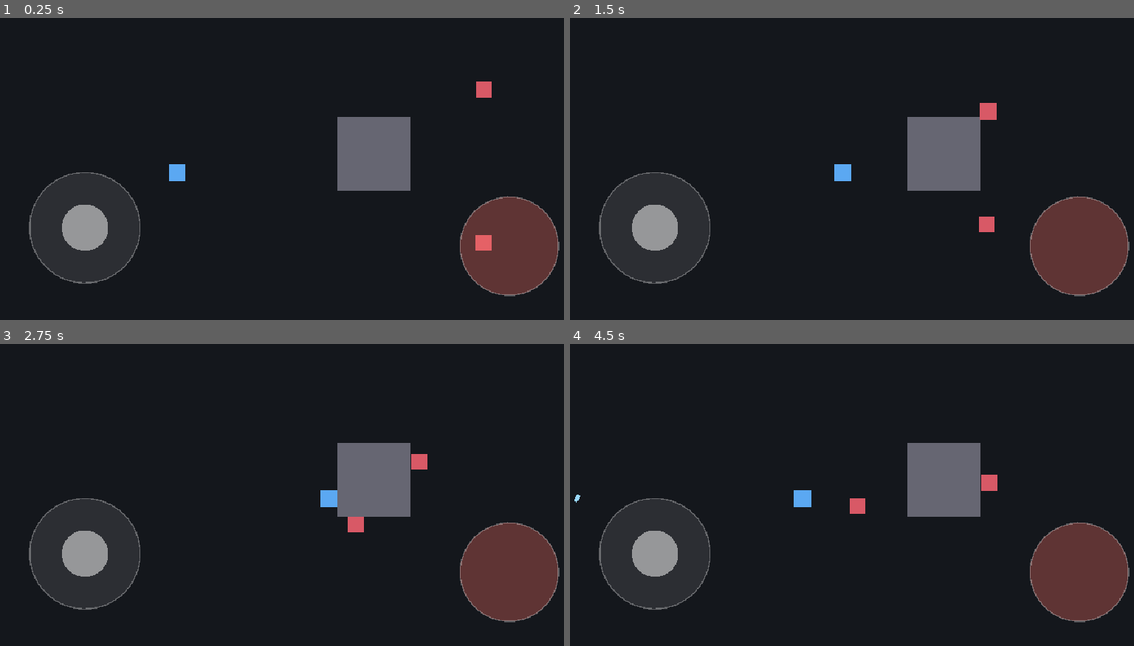
Above: before the commit, frames 1-4 (two rows, left to right).
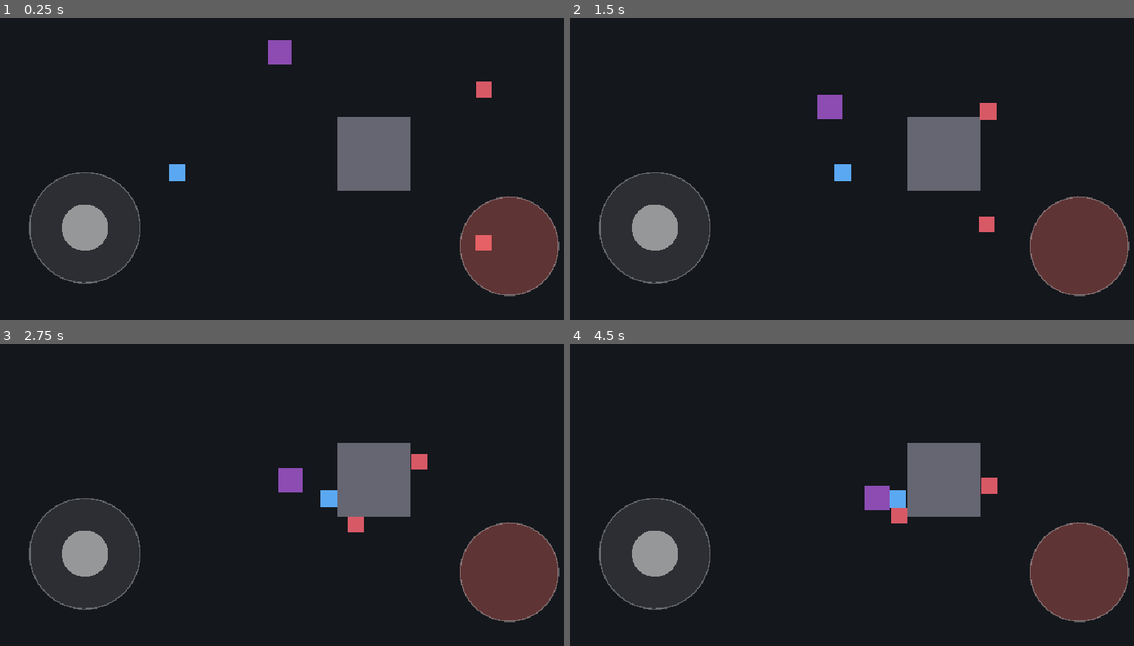
Above: after the commit, the same moments.

Repository: 0xkkun/seoul-challenge
Game: Godot game, scene res://scenes/dev/combat_sandbox.tscn
Two runs of this game, one before a commit and one after it. Both use one fixed random seed, a clock stepped at 60 frames per second and the inputs below. This scene is started directly instead of the project's main scene.
Inputs (mouse positions are in pixels of both pictures, inside the frame that each line leads up to):
- Up to frame 1 (0.25 s): no input
- Up to frame 2 (1.5 s): move the mouse to (987, 135) at 0.52 s; hold Right (ui_right) 0.53-1.25 s; click (987, 135) at 0.67 s; tap Space at 0.77 s; drag from (739, 169) to (829, 220) at 1.27 s
- Up to frame 3 (2.75 s): move the mouse to (349, 407) at 2.02 s; hold Right (ui_right) from 2.03 s (still down)
- Up to frame 4 (4.5 s): release Right (ui_right) at 2.75 s; drag from (829, 546) to (682, 428) at 2.77 s; move the mouse to (1032, 528) at 3.52 s; hold Left (ui_left) 3.53-4.25 s; tap Space at 3.77 s; drag from (682, 428) to (767, 395) at 4.27 s

The runs differ from the first frame. In frame 1, 0.3% of the frame differs, in the area x 47-52%, y 7-16%; in frame 2, 0.4%; in frame 3, 0.3%; in frame 4, 1.1%, in the area x 0-76%, y 43-60%.

Commit message:
[Scene] 요괴화 친구 중간보스 — 기절→정화 (#18)
추적 → 누적 피해로 기절 게이지 → STUNNED → 플레이어 근접+홀드로 정화 진행 →
purified 방출(친구 구출). 기절 풀리면 복귀. 처치 아님(최종보스 #17과 별개).
적 프리미티브 재사용. 추적/기절/정화 수학 순수 함수 단위 테스트. 샌드박스에 1마리.

verify_quick: 친구 4건 PASS, 전체 게이트 통과. 샌드박스 headless 스모크 무에러.

Co-Authored-By: Claude Opus 4.8 (1M context) <noreply@anthropic.com>

Diff:
--- a/scenes/dev/combat_sandbox.tscn
+++ b/scenes/dev/combat_sandbox.tscn
@@ -1,8 +1,9 @@
-[gd_scene load_steps=5 format=3]
+[gd_scene load_steps=6 format=3]
 
 [ext_resource type="PackedScene" path="res://scenes/player/player.tscn" id="1_player"]
 [ext_resource type="PackedScene" path="res://scenes/ui/touch_controls.tscn" id="2_touch"]
 [ext_resource type="PackedScene" path="res://scenes/enemies/chaser.tscn" id="3_chaser"]
+[ext_resource type="PackedScene" path="res://scenes/enemies/yokai_friend.tscn" id="4_friend"]
 
 [sub_resource type="RectangleShape2D" id="wall_shape"]
 size = Vector2(120, 120)
@@ -30,3 +31,6 @@
 
 [node name="Chaser2" parent="." instance=ExtResource("3_chaser")]
 position = Vector2(820, 420)
+
+[node name="YokaiFriend" parent="." instance=ExtResource("4_friend")]
+position = Vector2(480, 90)
--- /dev/null
+++ b/scenes/enemies/yokai_friend.tscn
@@ -0,0 +1,18 @@
+[gd_scene load_steps=3 format=3]
+
+[ext_resource type="Script" path="res://scripts/enemies/yokai_friend.gd" id="1_friend"]
+
+[sub_resource type="CircleShape2D" id="CircleShape2D_friend"]
+radius = 20.0
+
+[node name="YokaiFriend" type="CharacterBody2D"]
+collision_layer = 1
+collision_mask = 3
+script = ExtResource("1_friend")
+
+[node name="Collision" type="CollisionShape2D" parent="."]
+shape = SubResource("CircleShape2D_friend")
+
+[node name="Placeholder" type="Polygon2D" parent="."]
+color = Color(0.55, 0.3, 0.7, 1)
+polygon = PackedVector2Array(-20, -20, 20, -20, 20, 20, -20, 20)
--- /dev/null
+++ b/scripts/enemies/yokai_friend.gd
@@ -0,0 +1,142 @@
+extends CharacterBody2D
+## #18 요괴화 친구 중간보스 — 처치가 아니라 기절→정화.
+##
+## 추적(CHASING) → 데미지로 기절 게이지가 차면 STUNNED → 그동안 플레이어가 근접+홀드로
+## 정화 진행 → 완료 시 purified 방출(친구 구출). 기절이 풀리면 다시 추적.
+## 최종 보스(#17)와는 별개. 적 프리미티브를 재사용하되 죽지 않는다.
+
+## 정화 완료 — 친구 구출. RoomManager/전투방·구출 카운트가 듣는다(계약).
+signal purified(friend)
+## 기절 진입 — UI(정화 프롬프트) 표시용.
+signal stunned
+
+enum State { CHASING, STUNNED, PURIFIED }
+
+@export var max_stun: int = 5            ## 기절까지 필요한 누적 피해
+@export var stun_duration: float = 3.0   ## 기절 지속(이 안에 정화 못하면 복귀)
+@export var purify_time: float = 1.2      ## 정화 완료까지 홀드 시간 (s)
+@export var purify_range: float = 60.0    ## 정화 가능 거리 (px)
+@export var move_speed: float = 80.0
+@export var contact_damage: int = 1
+@export var contact_range: float = 30.0
+@export var contact_cooldown: float = 0.7
+@export var target_group: StringName = &"player"
+
+var _state: State = State.CHASING
+var _stun_accum: int = 0
+var _stun_timer: float = 0.0
+var _purify_progress: float = 0.0
+var _contact_timer: float = 0.0
+
+
+func _ready() -> void:
+	add_to_group(&"enemy")
+	add_to_group(&"yokai_friend")
+
+
+func is_stunned() -> bool:
+	return _state == State.STUNNED
+
+
+func is_purified() -> bool:
+	return _state == State.PURIFIED
+
+
+func _physics_process(delta: float) -> void:
+	match _state:
+		State.CHASING:
+			_process_chase(delta)
+		State.STUNNED:
+			_process_stun(delta)
+
+
+# --- 순수 함수(테스트 대상) ---
+
+func chase_velocity(from: Vector2, to: Vector2, speed: float) -> Vector2:
+	var dir := to - from
+	return dir.normalized() * speed if dir.length() > 0.001 else Vector2.ZERO
+
+
+func accumulate_stun(current: int, amount: int) -> int:
+	return current + amount
+
+
+func reached_stun_threshold(accum: int, threshold: int) -> bool:
+	return accum >= threshold
+
+
+# --- 피격/기절/정화 (I/O) ---
+
+## 정화탄 등이 호출(계약). CHASING 중에만 기절 게이지를 채운다.
+func take_damage(amount: int) -> void:
+	if _state != State.CHASING:
+		return
+	_stun_accum = accumulate_stun(_stun_accum, amount)
+	if reached_stun_threshold(_stun_accum, max_stun):
+		_enter_stunned()
+
+
+## 정화 진행을 delta만큼 누적하고, 완료되면 true. (테스트에서 직접 호출 가능)
+func apply_purify(delta: float) -> bool:
+	_purify_progress += delta
+	return _purify_progress >= purify_time
+
+
+func _enter_stunned() -> void:
+	_state = State.STUNNED
+	_stun_timer = stun_duration
+	_purify_progress = 0.0
+	velocity = Vector2.ZERO
+	stunned.emit()
+
+
+func _process_chase(delta: float) -> void:
+	_contact_timer = maxf(0.0, _contact_timer - delta)
+	var target := _find_target()
+	if target == null:
+		return
+	velocity = chase_velocity(global_position, target.global_position, move_speed)
+	move_and_slide()
+	_try_contact(target)
+
+
+func _process_stun(delta: float) -> void:
+	_stun_timer -= delta
+	var target := _find_target()
+	if _player_is_purifying(target):
+		if apply_purify(delta):
+			_complete_purify()
+			return
+	if _stun_timer <= 0.0:
+		_state = State.CHASING
+		_stun_accum = 0
+		_purify_progress = 0.0
+
+
+## 플레이어가 정화 중인가 — 근접 + 발사 입력 홀드.
+func _player_is_purifying(target: Node2D) -> bool:
+	if target == null:
+		return false
+	if global_position.distance_to(target.global_position) > purify_range:
+		return false
+	return target.has_method("is_firing") and target.is_firing()
+
+
+func _complete_purify() -> void:
+	_state = State.PURIFIED
+	purified.emit(self)
+	queue_free()
+
+
+func _find_target() -> Node2D:
+	return get_tree().get_first_node_in_group(target_group) as Node2D
+
+
+func _try_contact(target: Node2D) -> void:
+	if _contact_timer > 0.0:
+		return
+	if global_position.distance_to(target.global_position) > contact_range:
+		return
+	if target.has_method("take_damage"):
+		target.call("take_damage", contact_damage)
+	_contact_timer = contact_cooldown
--- /dev/null
+++ b/tests/unit/test_yokai_friend.gd
@@ -0,0 +1,44 @@
+extends Node
+## #18 요괴화 친구 중간보스 — 추적/기절/정화 단위 테스트.
+
+const FriendScene := preload("res://scenes/enemies/yokai_friend.tscn")
+
+var _runner: Node
+
+
+func _set_runner(runner: Node) -> void:
+	_runner = runner
+
+
+func test_chase_points_toward_target() -> void:
+	var f = FriendScene.instantiate()
+	var v: Vector2 = f.chase_velocity(Vector2.ZERO, Vector2(0.0, 10.0), 40.0)
+	_runner.assert_true(v.y > 0.0, "타겟 향해 추적(+y)")
+	_runner.assert_true(is_equal_approx(v.length(), 40.0), "추적 속도 = move_speed")
+	f.free()
+
+
+func test_damage_accumulates_to_stun() -> void:
+	var f = FriendScene.instantiate()
+	f.take_damage(2)
+	f.take_damage(2)
+	_runner.assert_false(f.is_stunned(), "4 피해론 기절 안 함")
+	f.take_damage(1)
+	_runner.assert_true(f.is_stunned(), "max_stun(5) 누적 시 기절")
+	f.free()
+
+
+func test_damage_ignored_while_stunned() -> void:
+	var f = FriendScene.instantiate()
+	f.take_damage(5)
+	_runner.assert_true(f.is_stunned(), "기절 진입")
+	f.take_damage(10)
+	_runner.assert_true(f.is_stunned(), "기절 중 피해 무시 — 여전히 기절(처치 아님)")
+	f.free()
+
+
+func test_purify_completes_after_hold_time() -> void:
+	var f = FriendScene.instantiate()
+	_runner.assert_false(f.apply_purify(0.5), "0.5초론 정화 미완(purify_time 1.2)")
+	_runner.assert_true(f.apply_purify(0.8), "누적 1.3 ≥ 1.2 → 정화 완료")
+	f.free()
Not shown, added: scripts/enemies/yokai_friend.gd.uid
Not shown, added: tests/unit/test_yokai_friend.gd.uid
